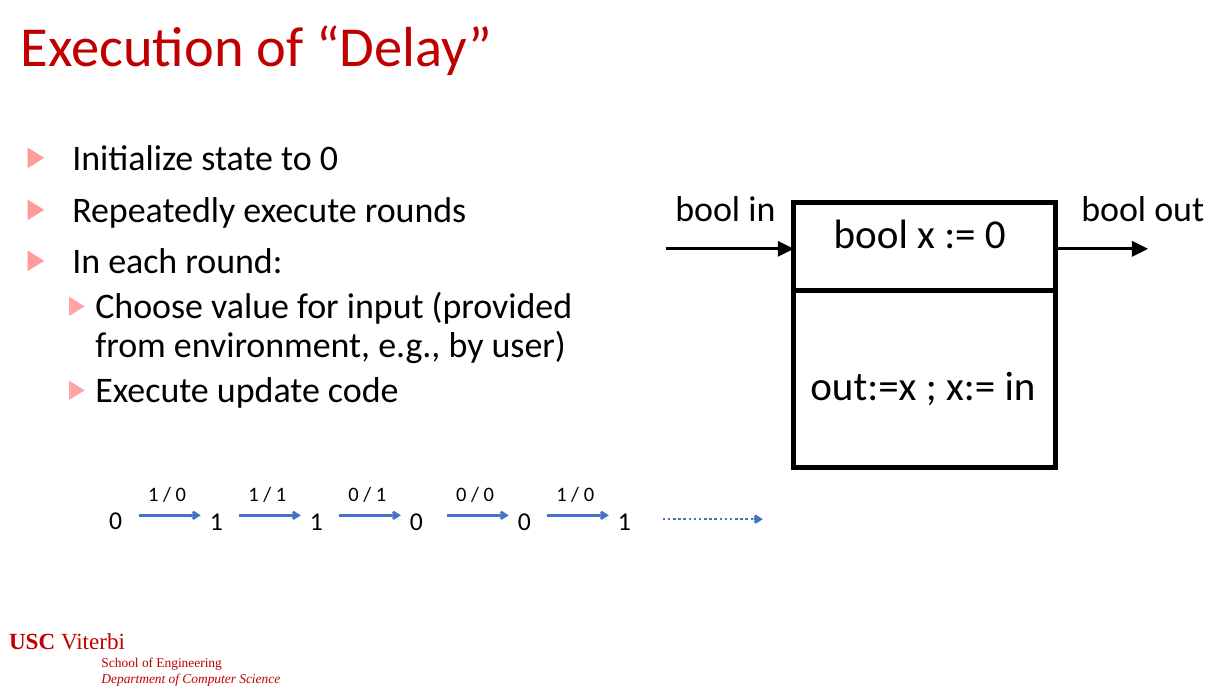
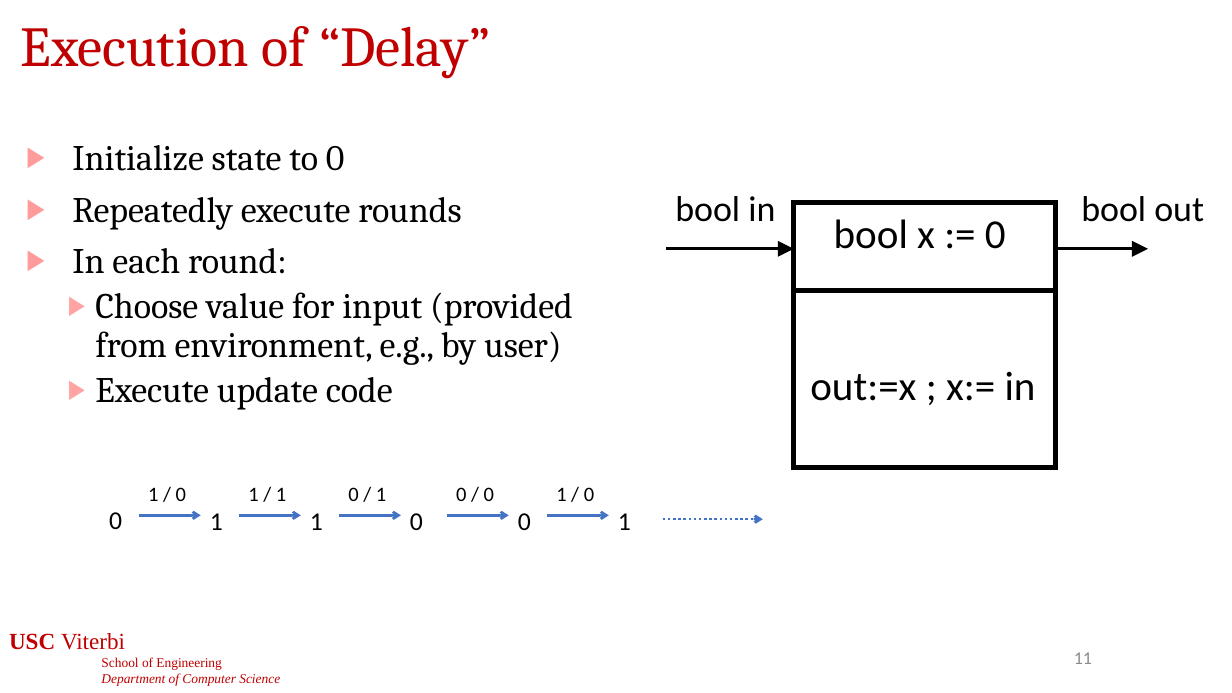
Before and after one commit to jdeshmukh/jdeshmukh.github.io, a slide deck: slide 11 of teaching/cs513-autocps-fall-2026/slides/2-ModelsOfComputation.pptx. Drawn at 1232x693 pixels with LibreOffice and Linux fonts; fonts in the diff are those of the drawing; background and template pictures are left out. Boxes give left, top, right and bottom in pixels: in the first picture for what was removed or moved away, otherwise in the second. Text is boxed around its words. In the diff, an @@ line names an element or a change of style, - is before the commit and + after.

```diff
--- a/teaching/cs513-autocps-fall-2026/slides/2-ModelsOfComputation.pptx
+++ b/teaching/cs513-autocps-fall-2026/slides/2-ModelsOfComputation.pptx
@@ title "Execution of “Delay”" at bbox=[21, 26, 490, 78]: font Calibri to Cambria @@
@@ text "Initialize state to 0" at bbox=[72, 145, 573, 410]: font Calibri to Cambria @@
@@ page number added at bbox=[1074, 652, 1092, 664], 14 pt, text #8C8C8C @@
+11
```
Also in this commit, not shown: 46 other slides changed, 1 slide added, 1 other file.
